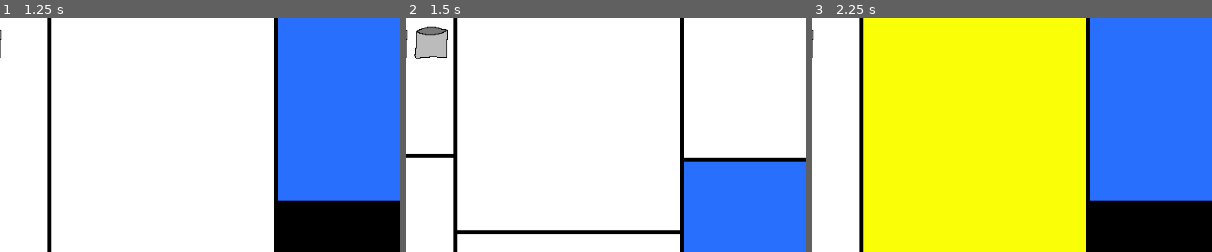
Above: before the commit, frames 1-3 (left to right).
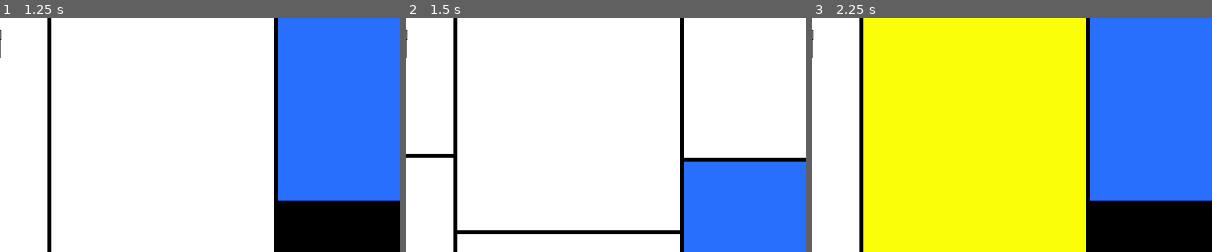
Above: after the commit, the same moments.

Repository: Avantir-Chaosfire/MondrianForever
Game: Godot game, scene res://scene/world/World.tscn
Same seed, same stepped clock (60 frames per second), same inputs: the game is played once before the commit and once after it.
Inputs (mouse positions are % of the whole screen's width and height, from its top left):
- Up to frame 1 (1.25 s): click (4, 6) at 0.5 s
- Up to frame 2 (1.5 s): tap Enter at 1.25 s; hold D (move_right) from 1.28 s (still down); tap N (next_level) at 1.35 s
- Up to frame 3 (2.25 s): tap Space (jump) at 1.52 s; release D (move_right) at 2.03 s; hold S (move_down) from 2.03 s (still down); tap N (next_level) at 2.1 s
The pictures show only the part of the screen within x 6-56%, y 1-51%; the shares and areas given below are measured in that part.

Frame 1 is identical in both runs. In frame 2, 1.0% of the frame differs, in the area x 2-11%, y 3-18%; in frame 3, nothing differs.

Commit message:
Sets the number of buckets for the tutorial to 1.

Diff:
--- a/scene/level/1/Level1_tutorial.gd
+++ b/scene/level/1/Level1_tutorial.gd
@@ -1,3 +1,3 @@
 extends Node2D
 
-var availableBucketCount = 2
+var availableBucketCount = 1
